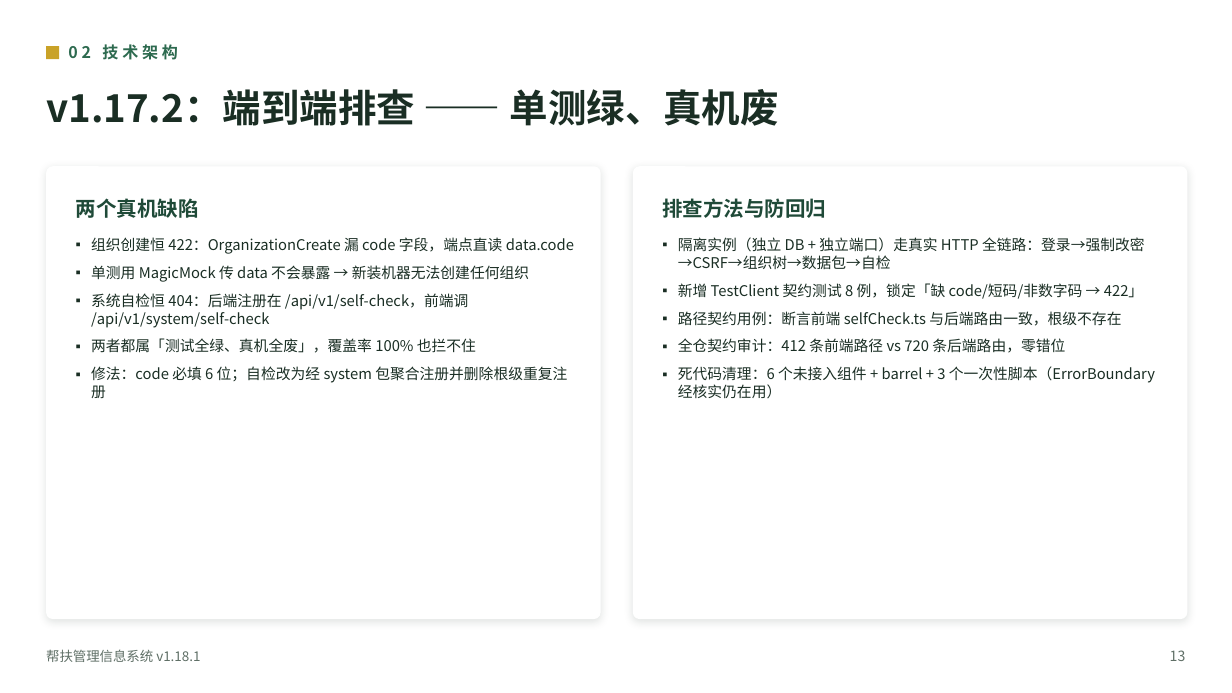
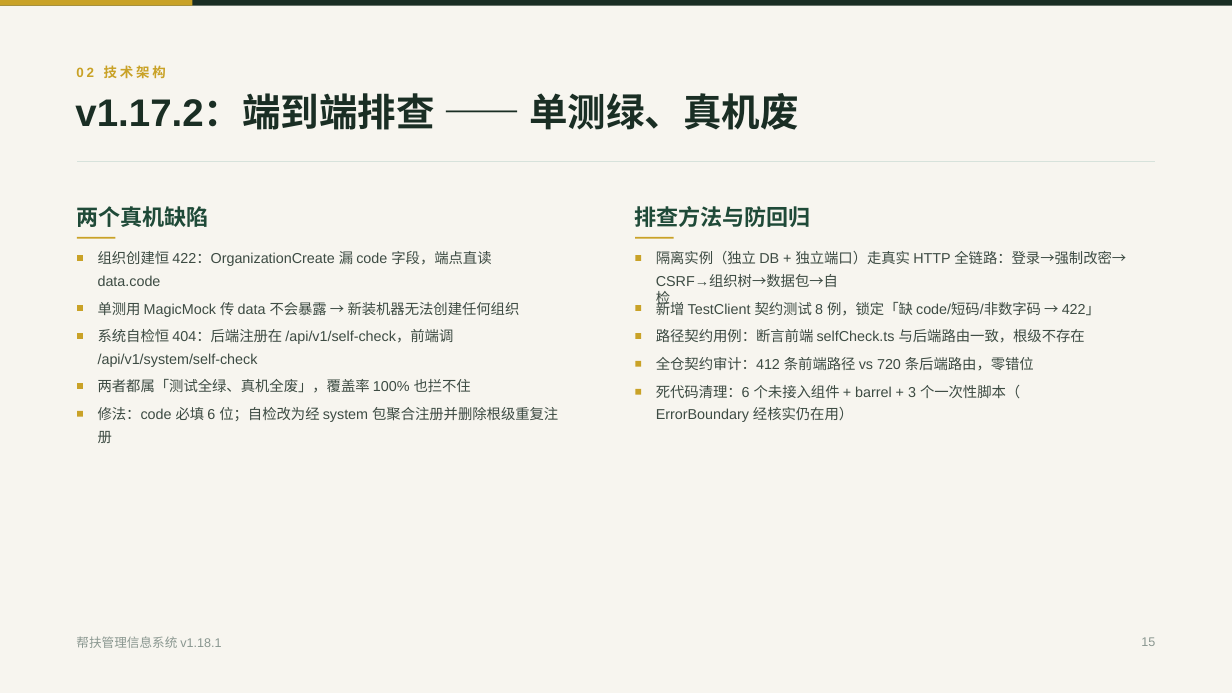
Before and after one commit to lzh745200/MRRS, a slide deck: slide 15 of docs/帮扶管理信息系统介绍.pptx. Drawn at 1232x693 pixels with LibreOffice and Linux fonts; fonts in the diff are those of the drawing. Boxes give left, top, right and bottom in pixels: in the first picture for what was removed or moved away, otherwise in the second. Text is boxed around its words. In the diff, an @@ line names an element or a change of style, - is before the commit and + after.

```diff
--- a/docs/帮扶管理信息系统介绍.pptx
+++ b/docs/帮扶管理信息系统介绍.pptx
@@ background #FFFFFF to #F7F5EF @@
@@ rectangle added at bbox=[0, 0, 1232, 6], fill #1A2E24 @@
@@ rectangle added at bbox=[0, 0, 192, 6], fill #C9A227 @@
@@ rectangle removed at bbox=[46, 46, 59, 59] @@
@@ text "v1.17.2：端到端排查 —— 单测绿、真机废": place and size @@
-text "v1.17.2：端到端排查 —— 单测绿、真机废" at bbox=[46, 89, 779, 126]
+text "v1.17.2：端到端排查 —— 单测绿、真机废" at bbox=[75, 93, 798, 130]
@@ text "v1.17.2：端到端排查 —— 单测绿、真机废" at bbox=[75, 93, 798, 130]: font Noto Sans CJK SC to Arial; vertical alignment middle to top @@
@@ text "02 技术架构": place and size @@
-text "02 技术架构" at bbox=[68, 44, 178, 60]
+text "02 技术架构" at bbox=[76, 65, 166, 79]
@@ text "02 技术架构" at bbox=[76, 65, 166, 79]: size 12.5 to 10.5 pt, font Noto Sans CJK SC to Arial, text colour #2D6A4F to #C9A227, letter spacing 3 to 2.2 pt; vertical alignment middle to top @@
@@ rounded rectangle removed at bbox=[46, 166, 601, 619] @@
@@ freeform shape added at bbox=[77, 162, 1155, 163], outline #D7E2DB 0.75 pt @@
@@ rounded rectangle removed at bbox=[633, 166, 1188, 619] @@
@@ text "两个真机缺陷": place and size @@
-text "两个真机缺陷" at bbox=[76, 198, 199, 218]
+text "两个真机缺陷" at bbox=[76, 206, 208, 227]
@@ text "两个真机缺陷" at bbox=[76, 206, 208, 227]: size 16 to 17.2 pt, font Noto Sans CJK SC to Arial; vertical alignment middle to top @@
@@ text "排查方法与防回归" at bbox=[634, 206, 810, 227]: size 16 to 17.2 pt, font Noto Sans CJK SC to Arial; vertical alignment middle to top @@
@@ text "排查方法与防回归": place and size @@
-text "排查方法与防回归" at bbox=[662, 198, 826, 218]
+text "排查方法与防回归" at bbox=[634, 206, 810, 227]
@@ text removed at bbox=[678, 237, 1155, 398] @@
-▪ 隔离实例（独立 DB + 独立端口）走真实 HTTP 全链路：登录→强制改密→CSRF→组织树→数据包→自检
-▪ 新增 TestClient 契约测试 8 例，锁定「缺 code/短码/非数字码 → 422」
-▪ 路径契约用例：断言前端 selfCheck.ts 与后端路由一致，根级不存在
-▪ 全仓契约审计：412 条前端路径 vs 720 条后端路由，零错位
-▪ 死代码清理：6 个未接入组件 + barrel + 3 个一次性脚本（ErrorBoundary 经核实仍在用）
@@ text at bbox=[98, 407, 558, 422]: text changed; size 11.5 to 11.2 pt; font Noto Sans CJK SC to Arial; text colour #1A2E24 to #3D4B43 @@
-▪ 组织创建恒 422：OrganizationCreate 漏 code 字段，端点直读 data.code
-▪ 单测用 MagicMock 传 data 不会暴露 → 新装机器无法创建任何组织
-▪ 系统自检恒 404：后端注册在 /api/v1/self-check，前端调 /api/v1/system/self-check
-▪ 两者都属「测试全绿、真机全废」，覆盖率 100% 也拦不住
-▪ 修法：code 必填 6 位；自检改为经 system 包聚合注册并删除根级重复注册
+修法：code 必填 6 位；自检改为经 system 包聚合注册并删除根级重复注
@@ group added at bbox=[77, 237, 1126, 443]: 14 texts, 12 rectangles @@
+组织创建恒 422：OrganizationCreate 漏 code 字段，端点直读
+data.code
+单测用 MagicMock 传 data 不会暴露 → 新装机器无法创建任何组织
+系统自检恒 404：后端注册在 /api/v1/self-check，前端调
+/api/v1/system/self-check
+两者都属「测试全绿、真机全废」，覆盖率 100% 也拦不住
+册
+隔离实例（独立 DB + 独立端口）走真实 HTTP 全链路：登录→强制改密→
+CSRF→组织树→数据包→自检
+新增 TestClient 契约测试 8 例，锁定「缺 code/短码/非数字码 → 422」
+路径契约用例：断言前端 selfCheck.ts 与后端路由一致，根级不存在
+全仓契约审计：412 条前端路径 vs 720 条后端路由，零错位
+死代码清理：6 个未接入组件 + barrel + 3 个一次性脚本（
+ErrorBoundary 经核实仍在用）
@@ text "帮扶管理信息系统 v1.18.1": place and size @@
-text "帮扶管理信息系统 v1.18.1" at bbox=[46, 649, 200, 662]
+text "帮扶管理信息系统 v1.18.1" at bbox=[76, 636, 221, 648]
@@ text "帮扶管理信息系统 v1.18.1" at bbox=[76, 636, 221, 648]: size 10.5 to 9.8 pt, font Noto Sans CJK SC to Arial, text colour #5F6F66 to #8A9790; vertical alignment middle to top @@
@@ text added at bbox=[1141, 637, 1155, 646], 9.8 pt, text #8A9790 @@
+15
@@ text removed at bbox=[1170, 650, 1186, 661] @@
-13
```
Also in this commit, not shown: 54 other slides changed, 1 other file.
